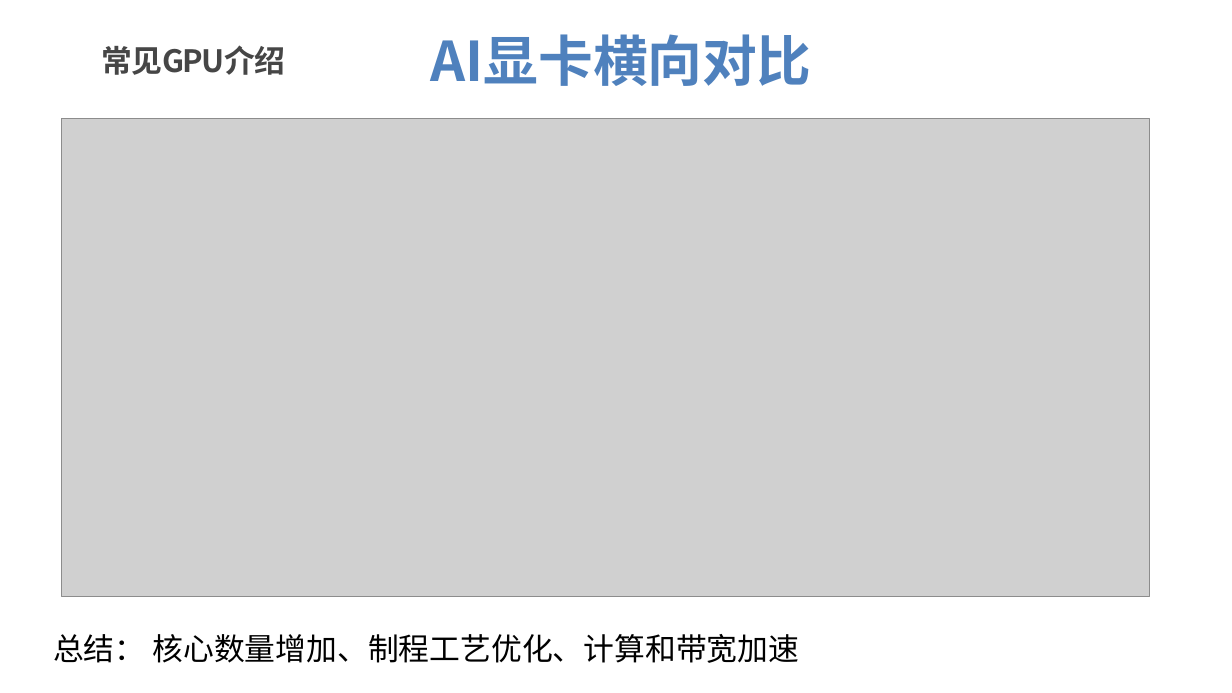
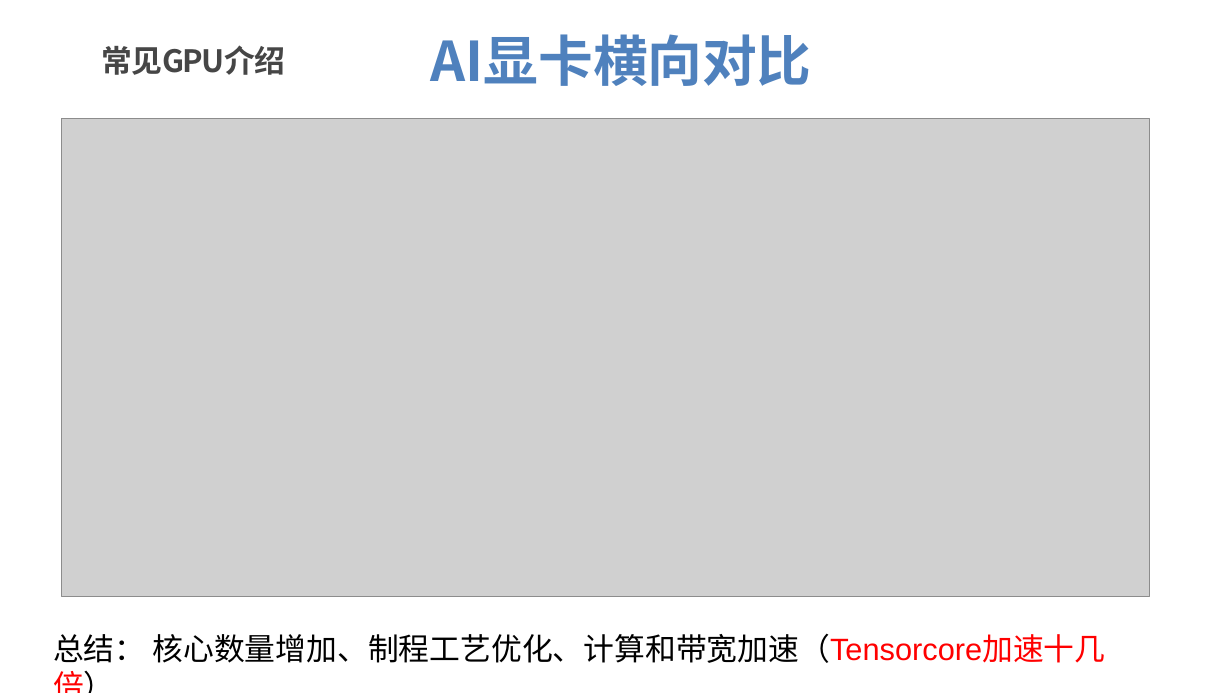
Before and after one commit to xws117/Bilibili-tutorial, a slide deck: slide 13 of 3-CUDA C编程及GPU基本知识.pptx. Drawn at 1232x693 pixels with LibreOffice and Linux fonts; fonts in the diff are those of the drawing; grey boxes stand for pictures; background and template pictures are left out. Boxes give left, top, right and bottom in pixels: in the first picture for what was removed or moved away, otherwise in the second. Text is boxed around its words. In the diff, an @@ line names an element or a change of style, - is before the commit and + after.

```diff
--- a/3-CUDA C编程及GPU基本知识.pptx
+++ b/3-CUDA C编程及GPU基本知识.pptx
@@ text at <box>53,633,1105,663</box>: text changed @@
-总结： 核心数量增加、制程工艺优化、计算和带宽加速
+总结： 核心数量增加、制程工艺优化、计算和带宽加速（Tensorcore加速十几倍）
```
Also in this commit, not shown: 7 other slides changed, 16 slides added, 25 slides removed.
